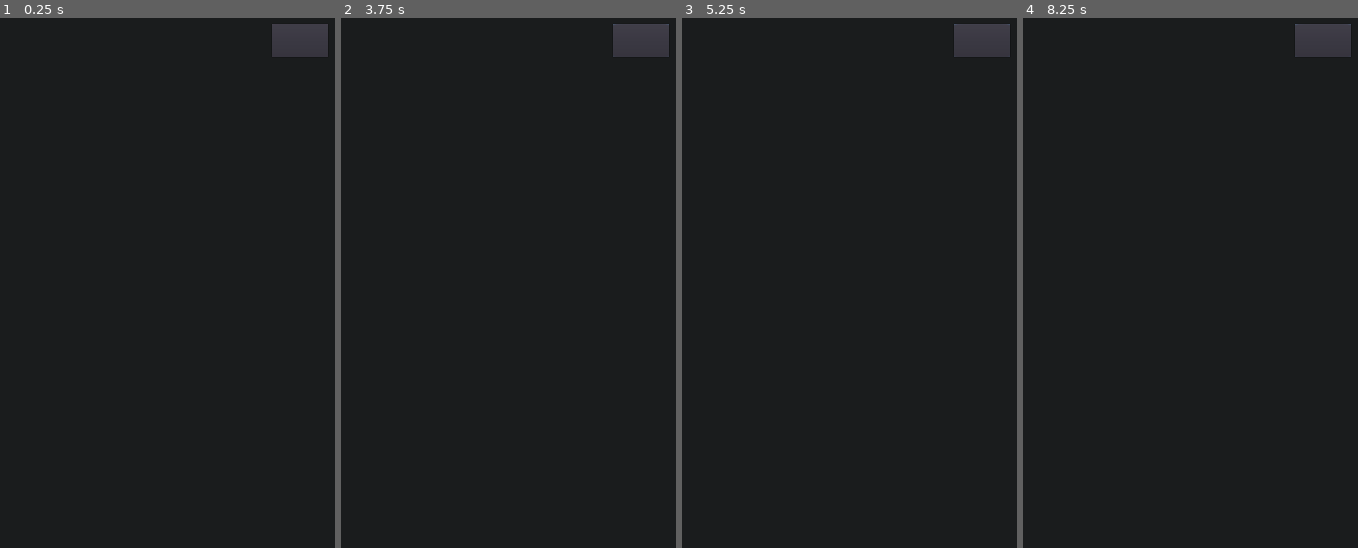
Above: before the commit, frames 1-4 (left to right).
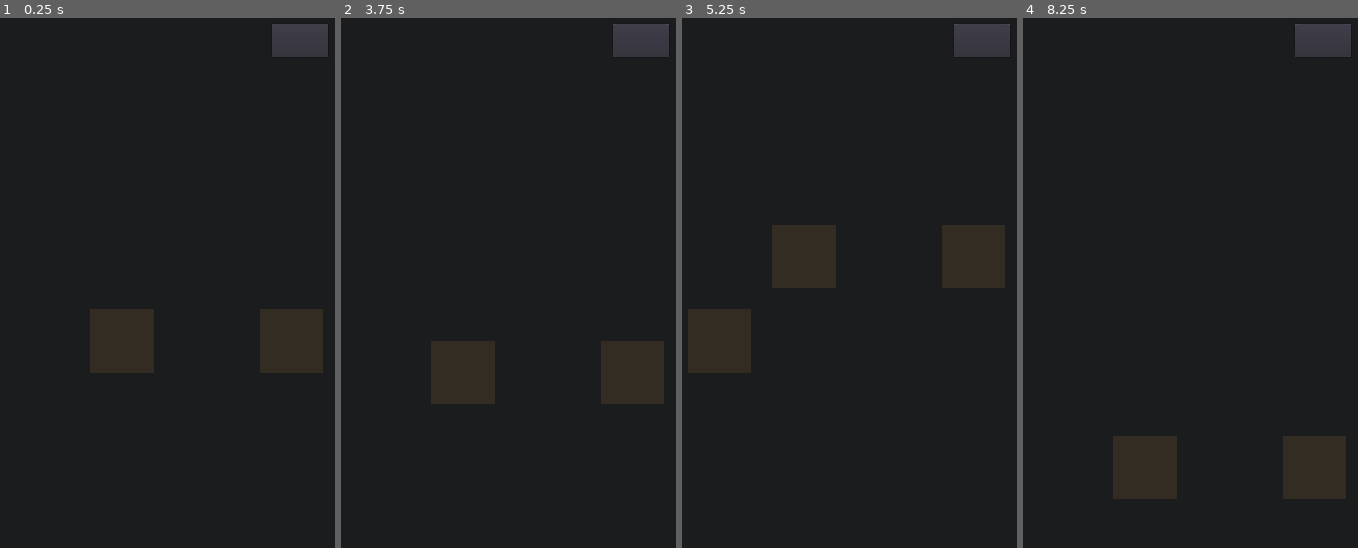
Above: after the commit, the same moments.

Repository: VincentSchmid/2048_godot
Game: Godot game, scene res://scenes/main.tscn
Two runs of this game, one before a commit and one after it. Both use one fixed random seed, a clock stepped at 60 frames per second and the inputs below.
Inputs (mouse positions are in pixels of both pictures, inside the frame that each line leads up to):
- Up to frame 1 (0.25 s): no input
- Up to frame 2 (3.75 s): click "UNDO" at 0.5 s; click "UNDO" at 1.25 s; click "UNDO" at 2 s; tap Enter at 2.75 s; move the mouse to (598, 351) at 2.77 s; click (598, 351) at 2.92 s; tap Space at 3.5 s; drag from (441, 431) to (outside the picture) at 3.52 s
- Up to frame 3 (5.25 s): tap Enter at 4.25 s; move the mouse to (893, 219) at 4.27 s; click (893, 219) at 4.42 s; tap Space at 5 s; drag from (outside the picture) to (745, 272) at 5.02 s
- Up to frame 4 (8.25 s): tap Enter at 5.75 s; move the mouse to (1307, 516) at 5.77 s; click (1307, 516) at 5.92 s; tap Space at 6.5 s; drag from (1086, 272) to (1143, 192) at 6.52 s; move the mouse to (1217, 394) at 7.27 s; click (1217, 394) at 7.42 s; drag from (1143, 192) to (1123, 431) at 8.02 s

The runs differ from the first frame. In frame 1, 4.6% of the frame differs, in the area x 26-97%, y 54-67%; in frame 2, 4.5%; in frame 3, 6.8%, in the area x 1-97%, y 39-67%; in frame 4, 4.5%.
Error before the commit: Invalid set index 'next_position' (on base: 'KinematicBody2D (Piece.gd)') with value of type 'Vector2'. (res://scripts/Commands/MoveCommand.gd:23)

Commit message:
adjusted for new piece behaviour

Diff:
--- a/scripts/Commands/AddPieceCommand.gd
+++ b/scripts/Commands/AddPieceCommand.gd
@@ -24,7 +24,7 @@
 		_position = rng_gen.get_next_position()
 		_value = rng_gen.get_next_value()
 
-	_piece = _factory.create_piece(.get_global_position(_position), _value)
+	_piece = _factory.create_piece(_position, _value)
 	_map.set_piece(_position, _piece)
 
 func execute():
--- a/scripts/Commands/Command.gd
+++ b/scripts/Commands/Command.gd
@@ -16,13 +16,3 @@
 
 func undo():
 	pass
-
-static func get_global_position(board_position) -> Vector2:
-
-	var margin = ProjectSettings.get("2048/layout/margin")
-	var window_height = ProjectSettings.get("2048/layout/window_height")
-	var map_pixel_size = ProjectSettings.get("2048/layout/map_pixel_size")
-	var map_size = ProjectSettings.get("2048/layout/map_size")
-
-	return Vector2(margin + (map_pixel_size - (2*margin)) / map_size * board_position.x,
-				 ((window_height - map_pixel_size) / 2) + margin + (map_pixel_size - (2*margin)) / map_size * board_position.y)
--- a/scripts/Commands/MoveCommand.gd
+++ b/scripts/Commands/MoveCommand.gd
@@ -20,12 +20,12 @@
 	_map.move_piece(_from_board_postion, _to_board_position)
 
 func execute():
-	_piece.next_position = .get_global_position(_to_board_position)
-	_piece.is_moving = true
+	_piece.next_board_position = _to_board_position
+	_piece.move()
 	yield(_piece, "arrived")
 	emit_signal("completed")
 
 func undo():
 	_map.move_piece(_to_board_position, _from_board_postion)
-	_piece.next_position = get_global_position(_from_board_postion)
-	_piece.is_moving = true
+	_piece.next_board_position = _from_board_postion
+	_piece.move()
--- a/scripts/PlayBoard.gd
+++ b/scripts/PlayBoard.gd
@@ -5,7 +5,6 @@
 # [0, 0] is top left
 
 var _map_size
-var placed_pieces = 0
 var map: Array = []
 var garbage_pieces = []
 onready var rng = RandomNumberGenerator.new()
@@ -45,6 +44,12 @@
 
 func get_piece(position: Vector2):
 	return map[position.y][position.x]
+
+func get_value(position: Vector2):
+	if not is_on_map(position):
+		return null
+
+	return get_piece(position).value
 
 func is_mergeable(position: Vector2, value) -> bool:
 	if not is_on_map(position):
